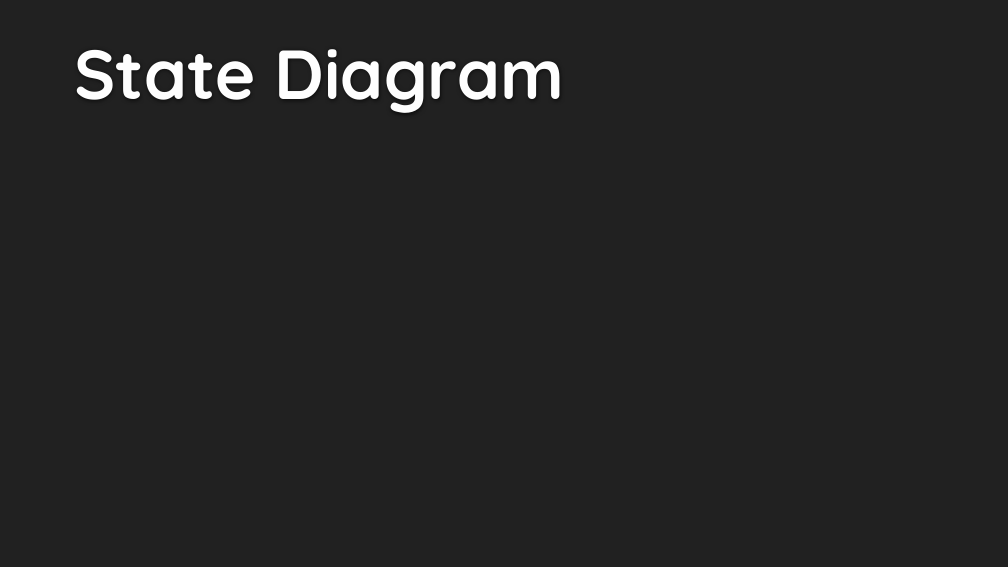
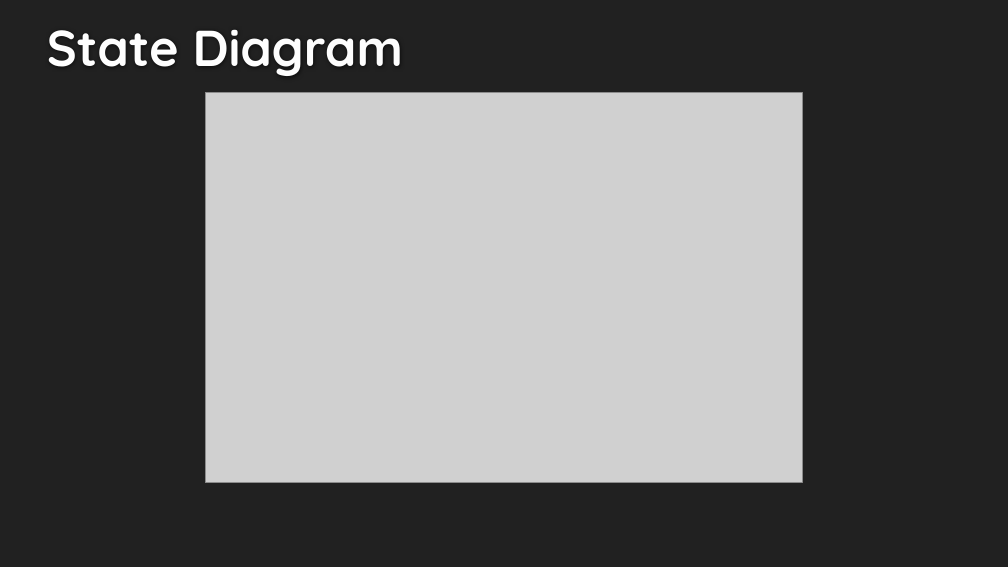
Before and after one commit to seans888/Thomas-n-Friends, a slide deck: slide 16 of Midterm-PPT.pptx (slide 12 before the commit). Drawn at 1008x567 pixels with LibreOffice and Linux fonts; fonts in the diff are those of the drawing; grey boxes stand for pictures; background and template pictures are left out. Boxes give left, top, right and bottom in pixels: in the first picture for what was removed or moved away, otherwise in the second. Text is boxed around its words. In the diff, an @@ line names an element or a change of style, - is before the commit and + after.

```diff
--- a/Midterm-PPT.pptx
+++ b/Midterm-PPT.pptx
@@ text "State Diagram": place and size @@
-text "State Diagram" at [75, 49, 564, 113]
+text "State Diagram" at [47, 29, 403, 76]
@@ text "State Diagram" at [47, 29, 403, 76]: size 66 to 48 pt @@
@@ picture added at [206, 93, 803, 483] @@
```
Also in this commit, not shown: 7 other slides changed, 4 slides added, 7 other files.
